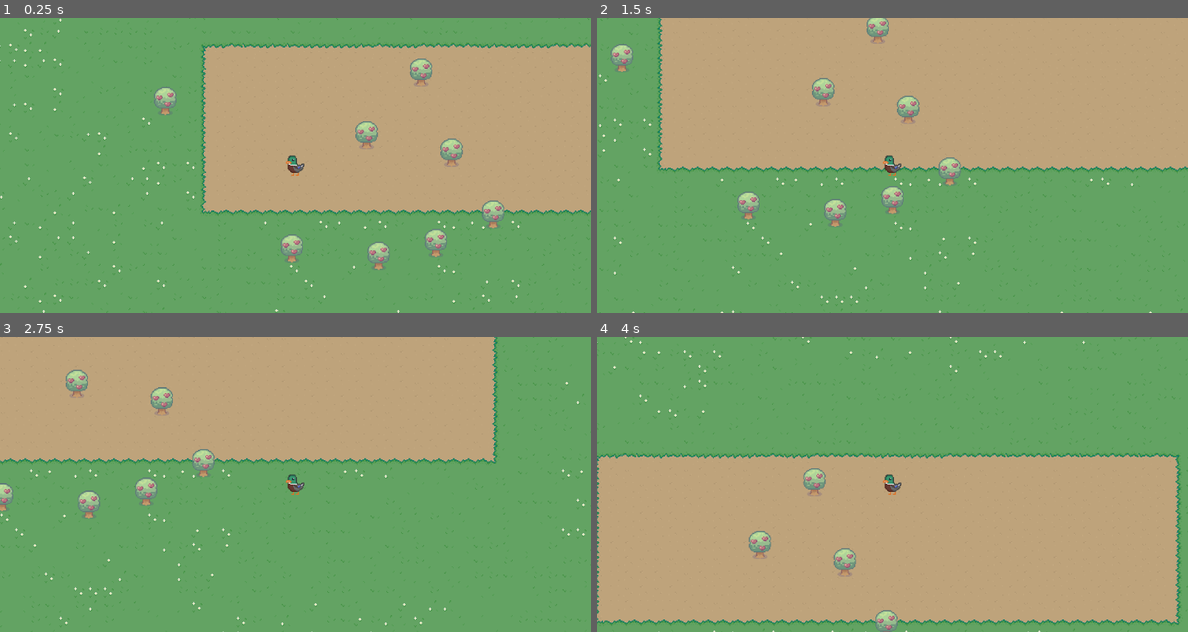
Above: before the commit, frames 1-4 (two rows, left to right).
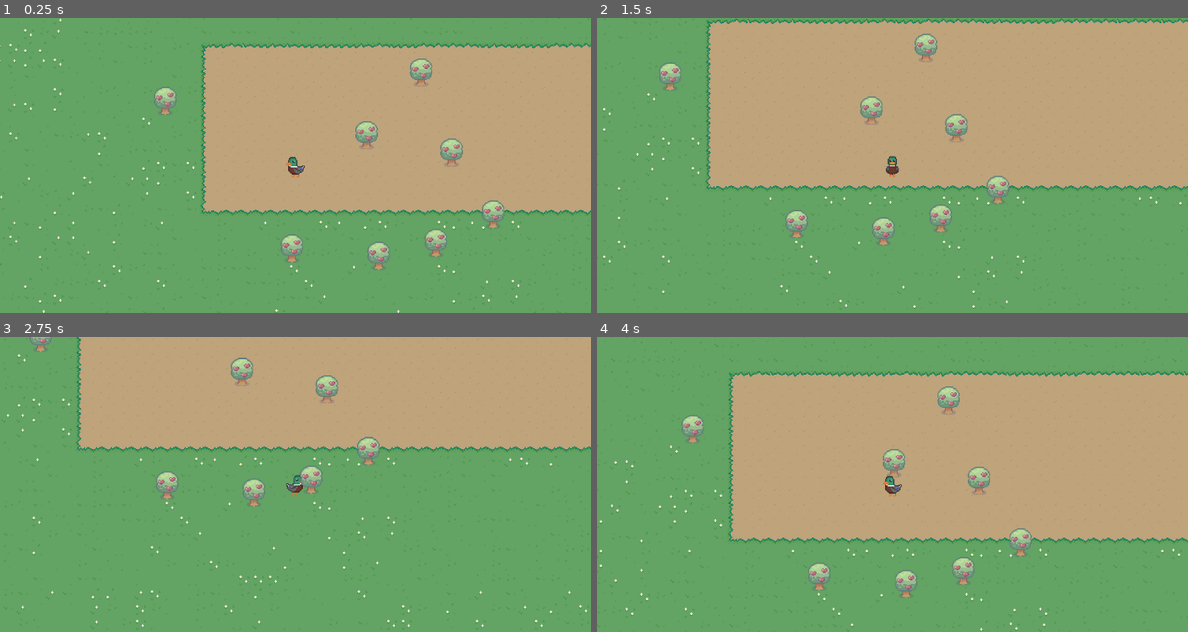
Above: after the commit, the same moments.

Repository: seppeLenaerts/animal-farm
Game: Godot game, scene res://main.tscn
Same seed, same stepped clock (60 frames per second), same inputs: the game is played once before the commit and once after it.
Inputs (mouse positions are in pixels of both pictures, inside the frame that each line leads up to):
- Up to frame 1 (0.25 s): no input
- Up to frame 2 (1.5 s): tap Enter at 0.5 s; move the mouse to (963, 130) at 0.52 s; hold Right (move_right) 0.53-1.28 s; click (963, 130) at 0.67 s; move the mouse to (874, 68) at 1.27 s; hold Down (move_down) from 1.28 s (still down); click (874, 68) at 1.42 s
- Up to frame 3 (2.75 s): move the mouse to (23, 348) at 2.02 s; release Down (move_down) at 2.03 s; hold Right (move_right) from 2.03 s (still down); click (23, 348) at 2.17 s
- Up to frame 4 (4 s): move the mouse to (797, 457) at 2.77 s; release Right (move_right) at 2.78 s; hold Up (move_up) 2.78-3.53 s; click (797, 457) at 2.92 s; move the mouse to (750, 552) at 3.52 s; hold A (move_left) from 3.53 s (still down); click (750, 552) at 3.67 s

The runs differ from the first frame. In frame 1, 0.1% of the frame differs, in the area x 48-52%, y 46-54%; in frame 2, 15%; in frame 3, 19%; in frame 4, 58%, in the area x 0-100%, y 0-100%.

Commit message:
Duck moves?? Omg

Diff:
--- a/scenes/player/player.gd
+++ b/scenes/player/player.gd
@@ -3,12 +3,29 @@
 class_name Player
 
 @export var camera : Camera2D
+@export var sprite : AnimatedSprite2D
 
-const SPEED = 233.0
+const SPEED = 133.0
 
 
 func _physics_process(_delta: float) -> void:
 	velocity = Input.get_vector("move_left", "move_right", "move_up", "move_down") * SPEED
+
+	if velocity.x > 0:
+		sprite.flip_h = true
+	else:
+		sprite.flip_h = false
+
+	if velocity.y == 0:
+		sprite.animation = "sideways"
+	else:
+		sprite.animation = "down"
+
+
+	if velocity != Vector2.ZERO:
+		sprite.play()
+	else:
+		sprite.stop()
 	move_and_slide()
 
 func _unhandled_input(event):
--- a/scenes/player/player.tscn
+++ b/scenes/player/player.tscn
@@ -1,22 +1,132 @@
-[gd_scene load_steps=5 format=3 uid="uid://c1bj2kfyjwue2"]
+[gd_scene load_steps=19 format=3 uid="uid://c1bj2kfyjwue2"]
 
 [ext_resource type="Script" uid="uid://caadx848jwpya" path="res://scenes/player/player.gd" id="1_8afob"]
-[ext_resource type="Texture2D" uid="uid://wwpyilnb7urb" path="res://assets/animal-farm/ducky1-Sheet.png" id="2_dovo2"]
+[ext_resource type="Texture2D" uid="uid://ckh1l0vmsdvii" path="res://assets/animal-farm/mduckan-Sheet.png" id="2_dovo2"]
 
 [sub_resource type="CircleShape2D" id="CircleShape2D_dovo2"]
 
+[sub_resource type="AtlasTexture" id="AtlasTexture_dovo2"]
+atlas = ExtResource("2_dovo2")
+region = Rect2(0, 32, 32, 32)
+
+[sub_resource type="AtlasTexture" id="AtlasTexture_h17s1"]
+atlas = ExtResource("2_dovo2")
+region = Rect2(32, 32, 32, 32)
+
+[sub_resource type="AtlasTexture" id="AtlasTexture_je7p5"]
+atlas = ExtResource("2_dovo2")
+region = Rect2(64, 32, 32, 32)
+
+[sub_resource type="AtlasTexture" id="AtlasTexture_fm80t"]
+atlas = ExtResource("2_dovo2")
+region = Rect2(96, 32, 32, 32)
+
+[sub_resource type="AtlasTexture" id="AtlasTexture_gx1jg"]
+atlas = ExtResource("2_dovo2")
+region = Rect2(128, 32, 32, 32)
+
+[sub_resource type="AtlasTexture" id="AtlasTexture_ugbui"]
+atlas = ExtResource("2_dovo2")
+region = Rect2(160, 32, 32, 32)
+
+[sub_resource type="AtlasTexture" id="AtlasTexture_fcs02"]
+atlas = ExtResource("2_dovo2")
+region = Rect2(192, 32, 32, 32)
+
 [sub_resource type="AtlasTexture" id="AtlasTexture_gmlin"]
 atlas = ExtResource("2_dovo2")
-region = Rect2(132.432, 3.86027, 24.0357, 28.2869)
+region = Rect2(0, 0, 32, 32)
 
-[node name="Player" type="CharacterBody2D" node_paths=PackedStringArray("camera")]
+[sub_resource type="AtlasTexture" id="AtlasTexture_lvxji"]
+atlas = ExtResource("2_dovo2")
+region = Rect2(32, 0, 32, 32)
+
+[sub_resource type="AtlasTexture" id="AtlasTexture_p47bc"]
+atlas = ExtResource("2_dovo2")
+region = Rect2(64, 0, 32, 32)
+
+[sub_resource type="AtlasTexture" id="AtlasTexture_75vfm"]
+atlas = ExtResource("2_dovo2")
+region = Rect2(96, 0, 32, 32)
+
+[sub_resource type="AtlasTexture" id="AtlasTexture_0owmy"]
+atlas = ExtResource("2_dovo2")
+region = Rect2(128, 0, 32, 32)
+
+[sub_resource type="AtlasTexture" id="AtlasTexture_qek5x"]
+atlas = ExtResource("2_dovo2")
+region = Rect2(160, 0, 32, 32)
+
+[sub_resource type="AtlasTexture" id="AtlasTexture_5gtgg"]
+atlas = ExtResource("2_dovo2")
+region = Rect2(192, 0, 32, 32)
+
+[sub_resource type="SpriteFrames" id="SpriteFrames_h17s1"]
+animations = [{
+"frames": [{
+"duration": 1.0,
+"texture": SubResource("AtlasTexture_dovo2")
+}, {
+"duration": 1.0,
+"texture": SubResource("AtlasTexture_h17s1")
+}, {
+"duration": 1.0,
+"texture": SubResource("AtlasTexture_je7p5")
+}, {
+"duration": 1.0,
+"texture": SubResource("AtlasTexture_fm80t")
+}, {
+"duration": 1.0,
+"texture": SubResource("AtlasTexture_gx1jg")
+}, {
+"duration": 1.0,
+"texture": SubResource("AtlasTexture_ugbui")
+}, {
+"duration": 1.0,
+"texture": SubResource("AtlasTexture_fcs02")
+}],
+"loop": true,
+"name": &"down",
+"speed": 15.0
+}, {
+"frames": [{
+"duration": 1.0,
+"texture": SubResource("AtlasTexture_gmlin")
+}, {
+"duration": 1.0,
+"texture": SubResource("AtlasTexture_lvxji")
+}, {
+"duration": 1.0,
+"texture": SubResource("AtlasTexture_p47bc")
+}, {
+"duration": 1.0,
+"texture": SubResource("AtlasTexture_75vfm")
+}, {
+"duration": 1.0,
+"texture": SubResource("AtlasTexture_0owmy")
+}, {
+"duration": 1.0,
+"texture": SubResource("AtlasTexture_qek5x")
+}, {
+"duration": 1.0,
+"texture": SubResource("AtlasTexture_5gtgg")
+}],
+"loop": true,
+"name": &"sideways",
+"speed": 12.0
+}]
+
+[node name="Player" type="CharacterBody2D" node_paths=PackedStringArray("camera", "sprite")]
 script = ExtResource("1_8afob")
 camera = NodePath("Camera2D")
+sprite = NodePath("Sprite2D")
 
 [node name="CollisionShape2D" type="CollisionShape2D" parent="."]
 shape = SubResource("CircleShape2D_dovo2")
 
-[node name="Sprite2D" type="Sprite2D" parent="."]
-texture = SubResource("AtlasTexture_gmlin")
+[node name="Sprite2D" type="AnimatedSprite2D" parent="."]
+sprite_frames = SubResource("SpriteFrames_h17s1")
+animation = &"down"
+frame_progress = 0.98439
 
 [node name="Camera2D" type="Camera2D" parent="."]
Binary file added: assets/animal-farm/mduckan-Sheet.png
Not shown, added: assets/animal-farm/mduckan-Sheet.png.import
